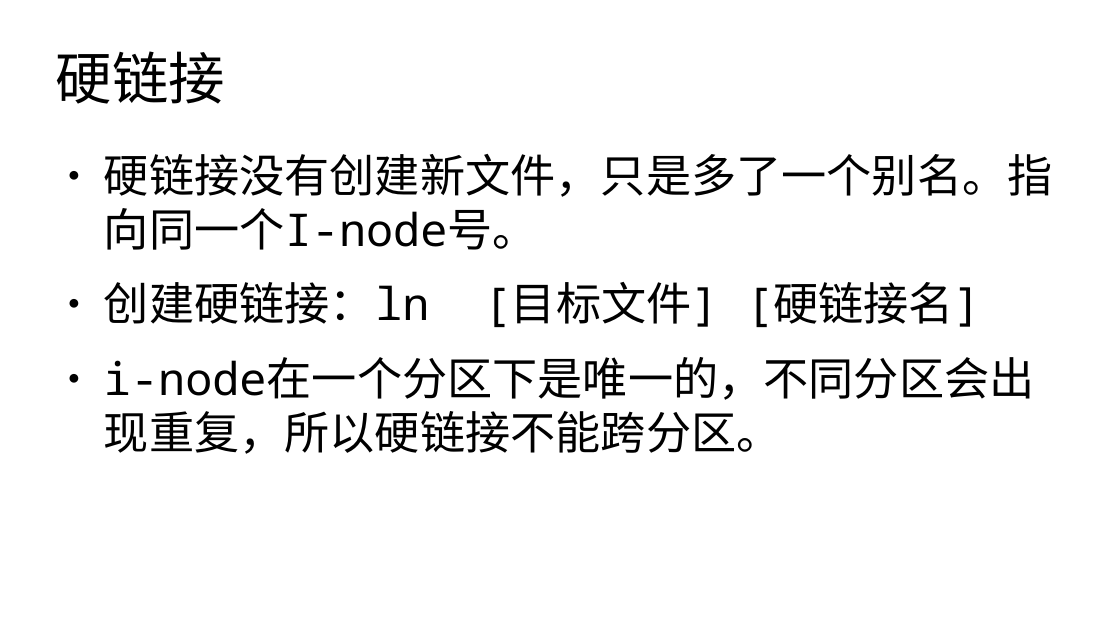
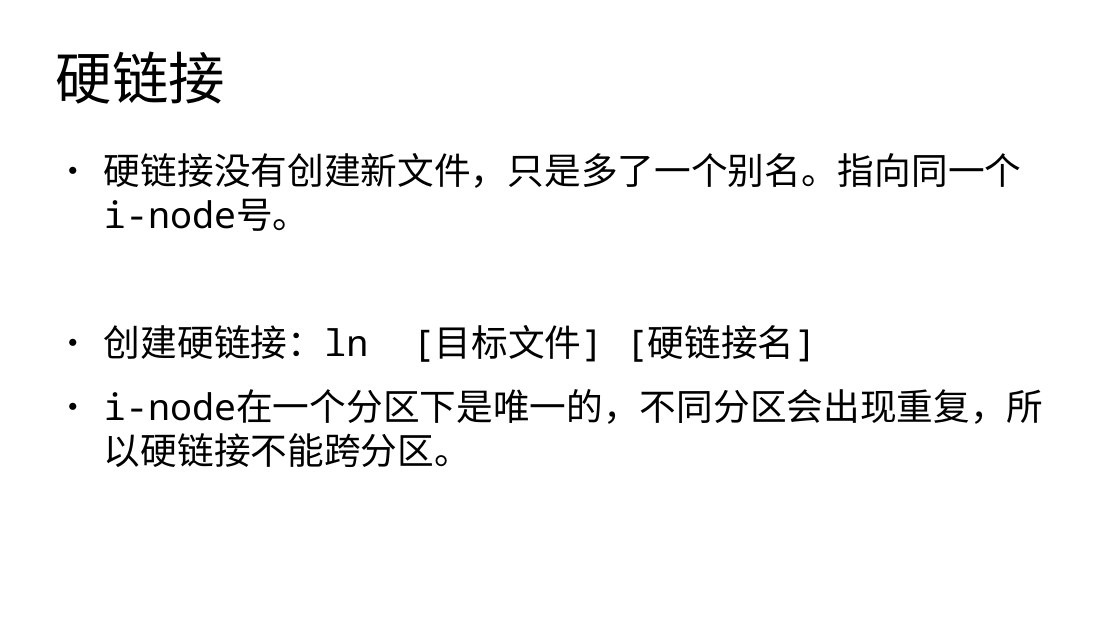
Before and after one commit to master-genius/linux-system, a slide deck: slide 15 of materials/slides/ch04-file-mode.odp (slide 16 before the commit). Drawn at 1120x630 pixels with LibreOffice and Linux fonts; fonts in the diff are those of the drawing. Boxes give left, top, right and bottom in pixels: in the first picture for what was removed or moved away, otherwise in the second. Text is boxed around its words. In the diff, an @@ line names an element or a change of style, - is before the commit and + after.

```diff
--- a/materials/slides/ch04-file-mode.odp
+++ b/materials/slides/ch04-file-mode.odp
@@ text at (104, 153, 1021, 231): text changed; size 32 to 26 pt @@
-● 硬链接没有创建新文件，只是多了一个别名。指向同一个I-node号。
+● 硬链接没有创建新文件，只是多了一个别名。指向同一个i-node号。
@@ text at (104, 325, 1044, 467): size 32 to 26 pt in "创建硬链接：ln [目标文件] [硬链接名]", "i-node在一个分区下是唯一的，不同分区会出现重复，所以硬链接不能跨分区。" @@
```
Also in this commit, not shown: 16 other slides changed, 1 slide removed, 16 other files.
